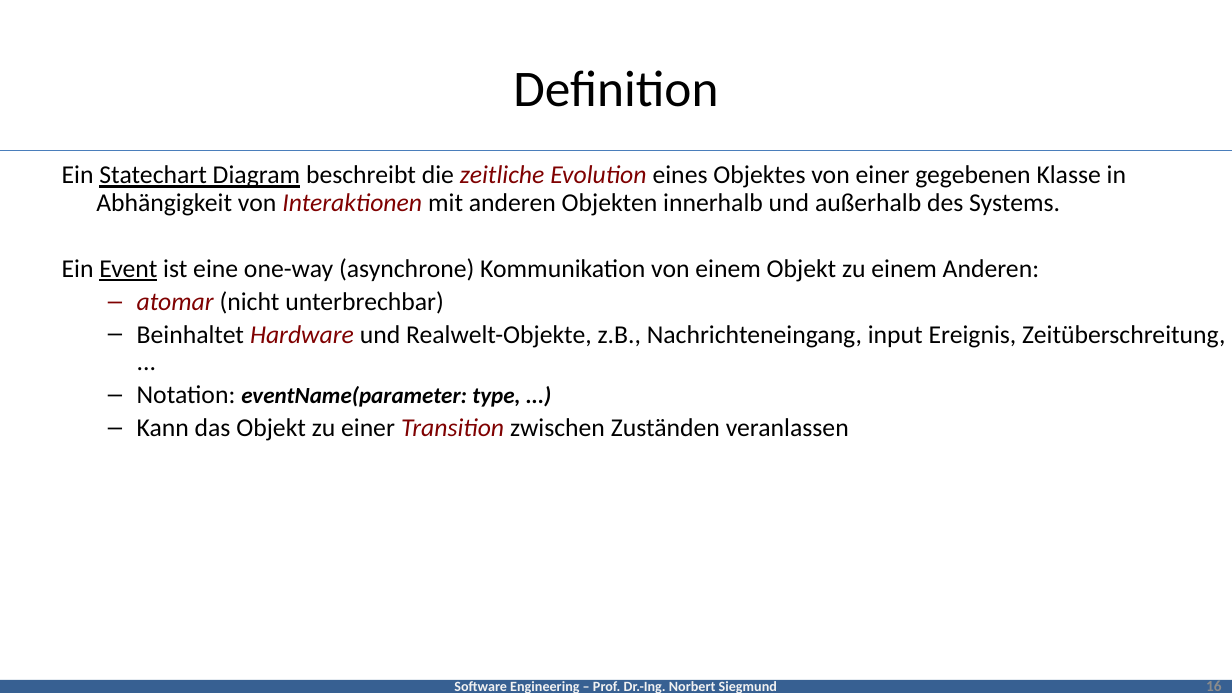
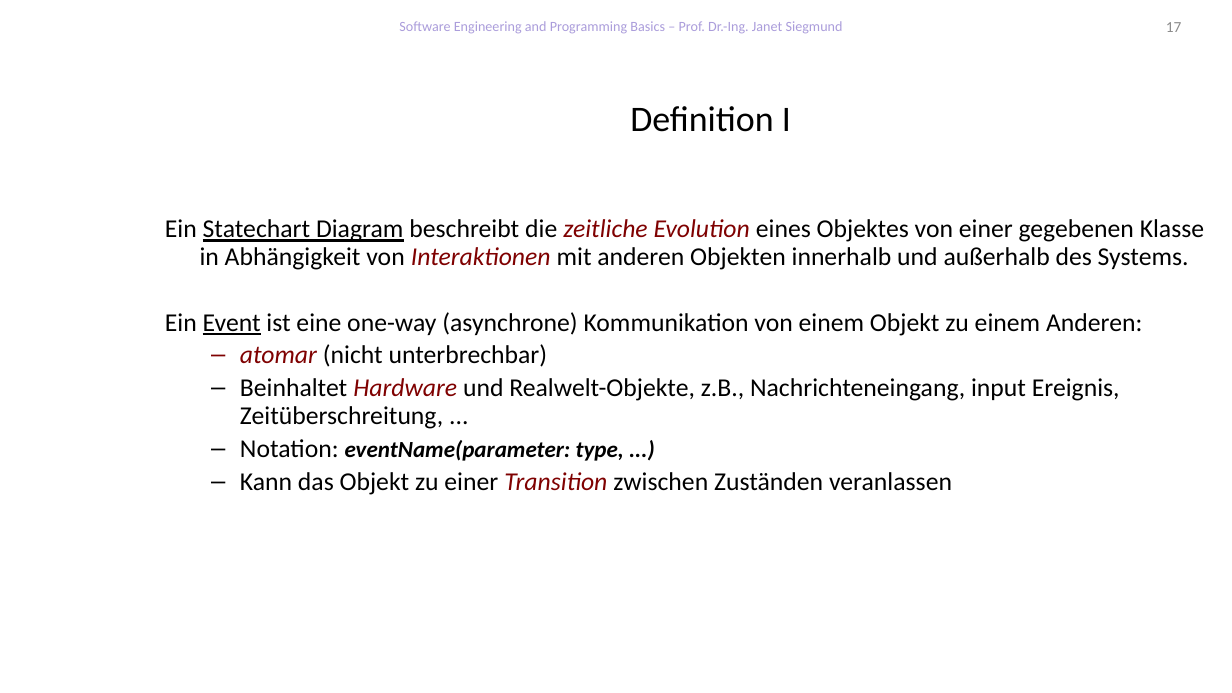
Before and after one commit to feigensp/lehre, a slide deck: slide 17 of se/slides/04_UML_Behaviour.pptx (slide 16 before the commit). Drawn at 1232x693 pixels with LibreOffice and Linux fonts; fonts in the diff are those of the drawing; background and template pictures are left out. Boxes give left, top, right and bottom in pixels: in the first picture for what was removed or moved away, otherwise in the second. Text is boxed around its words. In the diff, an @@ line names an element or a change of style, - is before the commit and + after.

```diff
--- a/se/slides/04_UML_Behaviour.pptx
+++ b/se/slides/04_UML_Behaviour.pptx
@@ text added at (399,21,843,33), 11 pt, text #AB9DDB @@
+Software Engineering and Programming Basics – Prof. Dr.-Ing. Janet Siegmund
@@ page number added at (1166,22,1182,32), 12 pt, text #8C8C8C @@
+17
@@ title at (630,106,791,132): text changed; size 40 to 28 pt @@
-Definition
+Definition I
@@ line removed from (0, 150) to (1232, 150) @@
@@ text "Ein Statechart Diagram beschreibt die ..." rewrapped from (62,165,1225,441) to (165,219,1204,495) @@
@@ rectangle removed at (0,680,1232,693) @@
-Software Engineering – Prof. Dr.-Ing. Norbert Siegmund
@@ page number removed at (1206,678,1222,691) @@
-16
```
Also in this commit, not shown: 13 other slides changed, 1 slide added, 1 slide removed.
